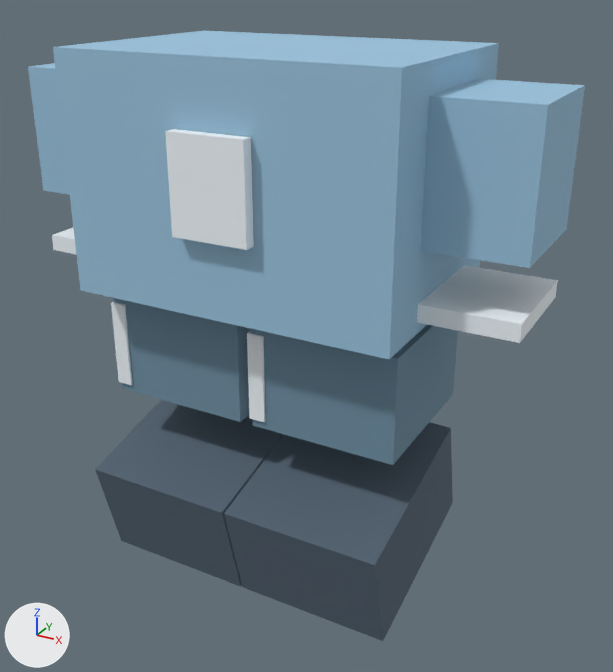
A saved change to the glTF model public/world3d/blocky-outfits/sport-sky.glb.
Camera for both pictures: a 50 mm lens placed at (0.852, -1.457, 1.164), pointed at (0.062, -0.021, 0.446). Arrows for +X, +Y and +Z are at lower left; the lights stay in place. The older version comes first. Where no turn or scale is listed for an object, it has been applied to the vertices.

Script lines for the objects in view, before the commit:
```python
me_cube_068 = bpy.data.meshes.new('Cube.068')
me_cube_068.from_pydata(...)  # a box spanning x -0.11..0.11, y -0.127..0.127, z -0.13..0.13
me_cube_068.materials.append(mat_cloth)  # blue #9bc4de
me_cube_073 = bpy.data.meshes.new('Cube.073')
me_cube_073.from_pydata(...)  # 8 vertices, 12 faces; spans x -0.17..0.17, y -0.226..0.226, z -0.166..0.166
me_cube_073.materials.append(mat_trim)  # dark blue #536372
me_cube_078 = bpy.data.meshes.new('Cube.078')
me_cube_078.from_pydata(...)  # a box spanning x -0.017..0.017, y -0.171..0.171, z -0.095..0.095
me_cube_078.materials.append(mat_accent)  # white #f4fbff
ob_shoe_left = bpy.data.objects.new('shoe-Left', me_cube_073)
ob_shoe_left.location = (0.172, -0.039, 0.062)
ob_shorts_stripe_right = bpy.data.objects.new('shorts-stripe-Right', me_cube_078)
ob_shorts_stripe_right.location = (-0.316, 0.0, 0.403)
ob_upper_sleeve_left = bpy.data.objects.new('upper-sleeve-Left', me_cube_068)
ob_upper_sleeve_left.location = (0.426, 0.0, 0.838)
# also in view: 'cuff-Left' at (0.426, 0.0, 0.589); 'jersey-number' at (0.0, -0.257, 0.803); 'shorts-stripe-Left' at (0.029, 0.0, 0.403); 'trouser-Left' at (0.172, 0.0, 0.402); 'upper-sleeve-Right' at (-0.426, 0.0, 0.838)
```
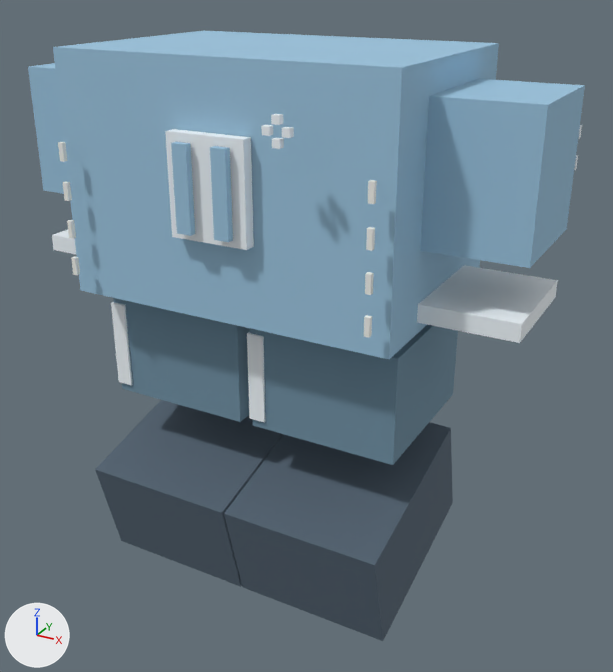
What differs and where, as boxes [x1, y1, x2, y2] in the pictures (613 x 672 px):
'design-sport-number-eleven-0.025', added (blue): after [210, 146, 233, 242]
'design-sport-number-eleven--0.055', added (blue): after [171, 142, 195, 236]
'design-sport-side-stitch-1-3', added: after [368, 180, 377, 204]
'design-sport-side-stitch-1-2', added: after [366, 227, 375, 251]
'design-sport-side-stitch-1-1', added: after [365, 272, 374, 295]
'design-sport-side-stitch-1-0', added: after [364, 315, 372, 338]
'design-sport-side-stitch--1-3', added: after [58, 142, 67, 162]
'design-sport-side-stitch--1-2', added: after [63, 181, 72, 201]
'design-sport-side-stitch--1-1', added: after [67, 220, 76, 239]
'design-sport-makers-mark-1', added: after [282, 127, 294, 138]
'design-sport-side-stitch--1-0', added: after [71, 256, 80, 275]
'design-sport-makers-mark-2', added: after [271, 114, 283, 125]
'design-sport-makers-mark-0', added: after [272, 138, 284, 149]
'design-sport-makers-mark-3', added: after [261, 125, 273, 136]

The edits, one by one:
Material 'light' (mat_light) is new.
Its base color is (0.898, 0.91, 0.863) (white #f3f5ef).
Its roughness is 0.9.
Mesh me_cube_150 is new.
It is a box spanning x -0.005..0.005, y -0.0045..0.0045, z -0.0175..0.0175.
It uses material mat_light (white #f3f5ef).
Mesh me_cube_149 is new.
It is a box spanning x -0.005..0.005, y -0.0045..0.0045, z -0.0175..0.0175.
It uses material mat_light (white #f3f5ef).
Mesh me_cube_159 is new.
It is a box spanning x -0.015..0.015, y -0.007..0.007, z -0.08..0.08.
It uses material mat_cloth (blue #9bc4de).
Mesh me_cube_158 is new.
It is a box spanning x -0.007..0.007, y -0.006..0.006, z -0.007..0.007.
It uses material mat_accent (white #f4fbff).
Mesh me_cube_156 is new.
It is a box spanning x -0.007..0.007, y -0.006..0.006, z -0.007..0.007.
It uses material mat_accent (white #f4fbff).
Object 'design-sport-side-stitch--1-3' (ob_design_sport_side_stitch__1_3) is new; it shows me_cube_150.
Its location is (-0.318, -0.276, 0.84).
Object 'design-sport-side-stitch--1-2' (ob_design_sport_side_stitch__1_2) is new; it shows me_cube_149.
Its location is (-0.318, -0.276, 0.765).
Object 'design-sport-side-stitch--1-1' (ob_design_sport_side_stitch__1_1) is new; it shows a copy of me_cube_150.
Its location is (-0.318, -0.276, 0.69).
Object 'design-sport-side-stitch--1-0' (ob_design_sport_side_stitch__1_0) is new; it shows a copy of me_cube_149.
Its location is (-0.318, -0.276, 0.615).
Object 'design-sport-side-stitch-1-3' (ob_design_sport_side_stitch_1_3) is new; it shows a copy of me_cube_150.
Its location is (0.318, -0.276, 0.84).
Object 'design-sport-side-stitch-1-2' (ob_design_sport_side_stitch_1_2) is new; it shows a copy of me_cube_149.
Its location is (0.318, -0.276, 0.765).
Object 'design-sport-side-stitch-1-1' (ob_design_sport_side_stitch_1_1) is new; it shows a copy of me_cube_150.
Its location is (0.318, -0.276, 0.69).
Object 'design-sport-side-stitch-1-0' (ob_design_sport_side_stitch_1_0) is new; it shows a copy of me_cube_149.
Its location is (0.318, -0.276, 0.615).
Object 'design-sport-number-eleven--0.055' (ob_design_sport_number_eleven__0_055) is new; it shows me_cube_159.
Its location is (-0.04, -0.28, 0.803).
Object 'design-sport-number-eleven-0.025' (ob_design_sport_number_eleven_0_025) is new; it shows a copy of me_cube_159.
Its location is (0.04, -0.28, 0.803).
Object 'design-sport-makers-mark-3' (ob_design_sport_makers_mark_3) is new; it shows me_cube_158.
Its location is (0.159, -0.322, 0.928).
Object 'design-sport-makers-mark-2' (ob_design_sport_makers_mark_2) is new; it shows a copy of me_cube_158.
Its location is (0.177, -0.322, 0.946).
Object 'design-sport-makers-mark-1' (ob_design_sport_makers_mark_1) is new; it shows me_cube_156.
Its location is (0.195, -0.322, 0.928).
Object 'design-sport-makers-mark-0' (ob_design_sport_makers_mark_0) is new; it shows a copy of me_cube_158.
Its location is (0.177, -0.322, 0.91).
